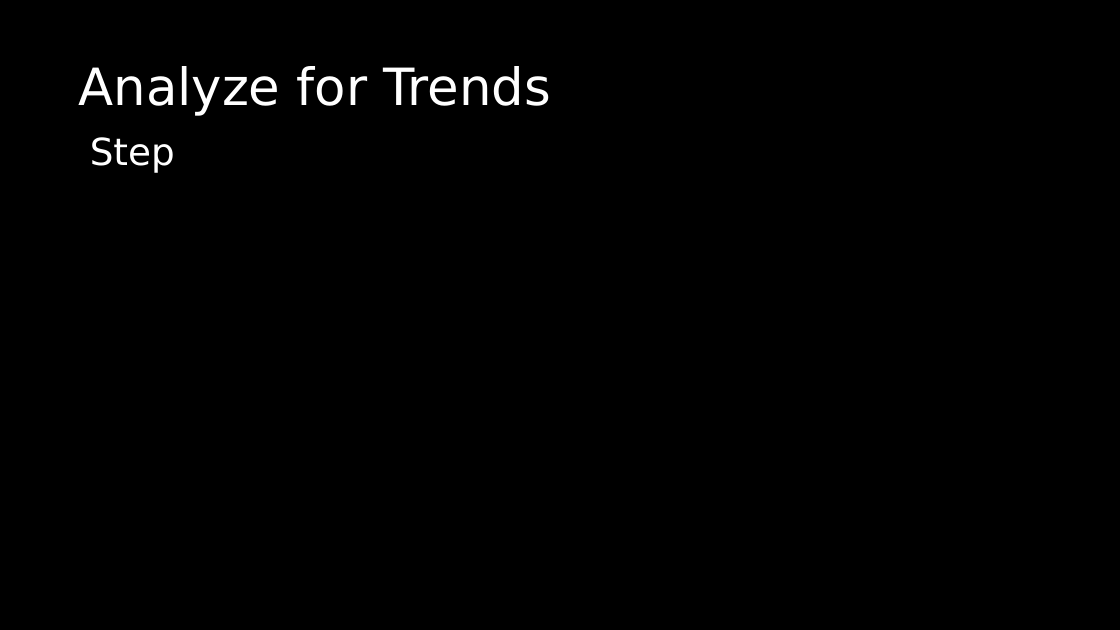
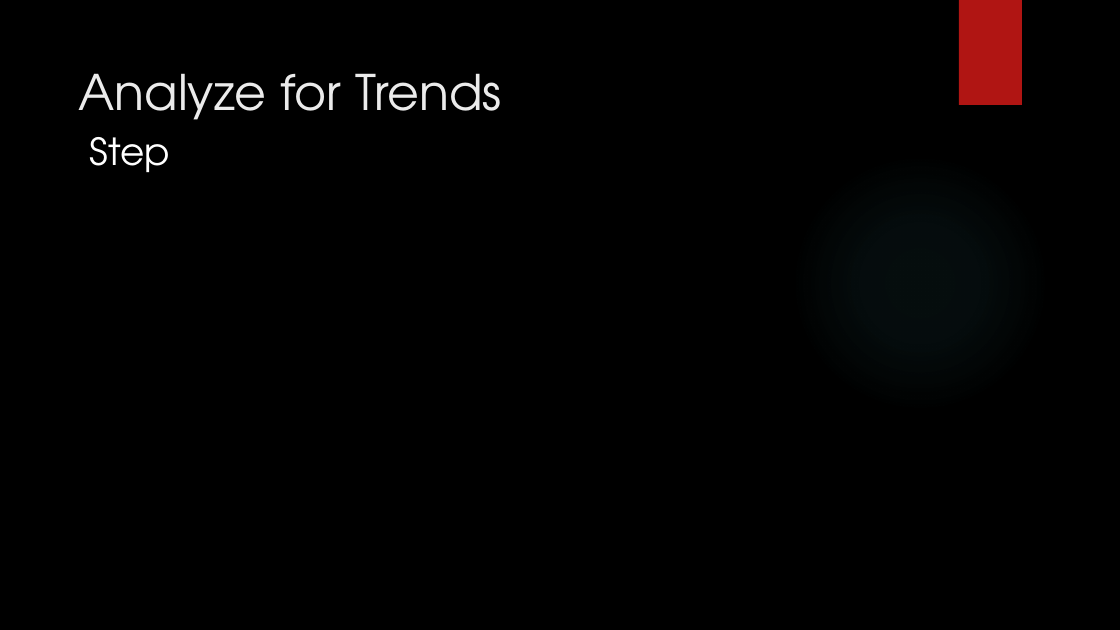
Before and after one commit to ludmilagd/SocialMediaUsageImpact, a slide deck: slide 11 of SocialMediaSuicideRate.pptx (slide 10 before the commit). Drawn at 1120x630 pixels with LibreOffice and Linux fonts; fonts in the diff are those of the drawing; background and template pictures are left out. Boxes give left, top, right and bottom in pixels: in the first picture for what was removed or moved away, otherwise in the second. Text is boxed around its words. In the diff, an @@ line names an element or a change of style, - is before the commit and + after.

```diff
--- a/SocialMediaSuicideRate.pptx
+++ b/SocialMediaSuicideRate.pptx
@@ rectangle added at (x1=959, y1=0, x2=1022, y2=105), fill #B01513 @@
@@ title "Analyze for Trends" at (x1=78, y1=73, x2=502, y2=120): size 44 to 42 pt, font DejaVu Sans to TeX Gyre Adventor, text colour #FFFFFF to #EBEBEB; line spacing 0.9 to 1 @@
@@ text "Step" at (x1=90, y1=137, x2=171, y2=173): font DejaVu Sans to TeX Gyre Adventor @@
```
Also in this commit, not shown: 10 other slides changed, 2 slides added, 1 slide removed, 7 other files.
